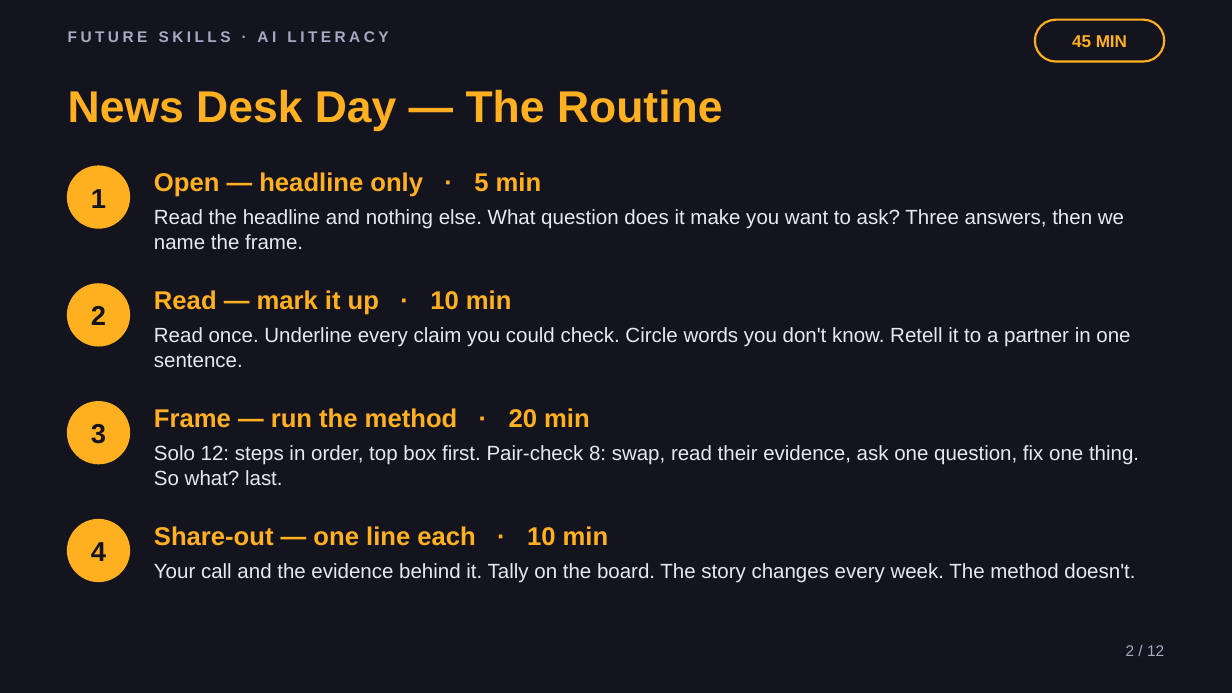
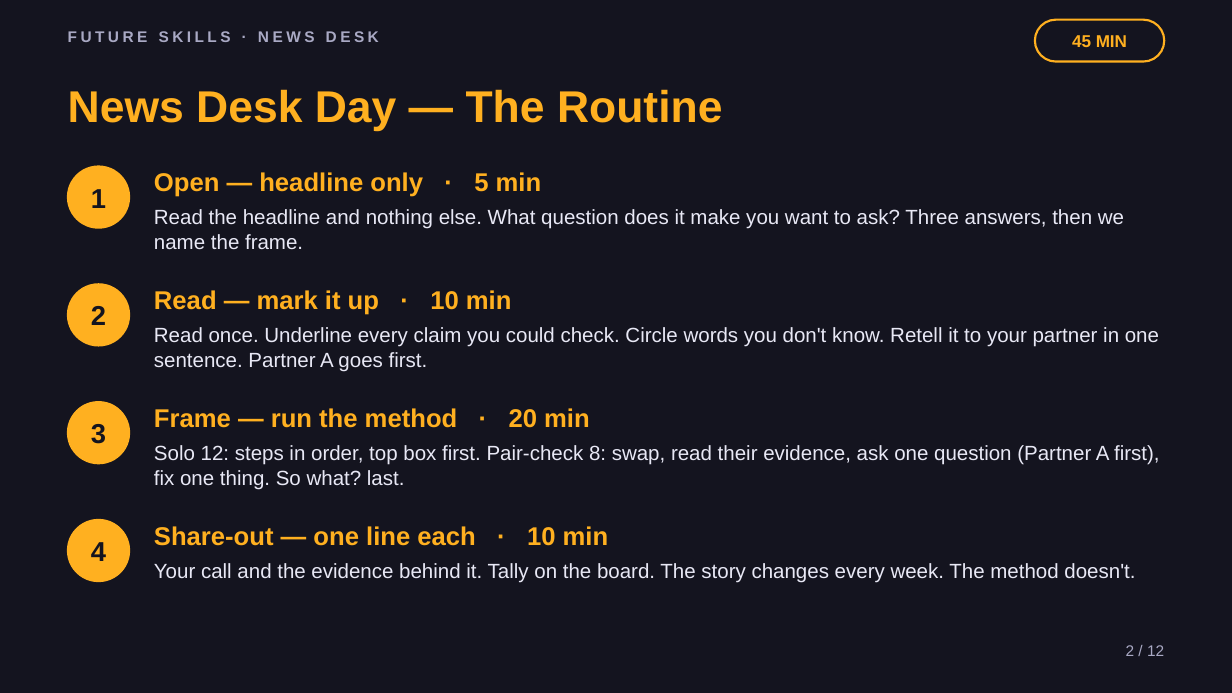
Before and after one commit to phiunit/tptphi, a slide deck: slide 2 of products/news-desk-frames/dist/News Desk - Slides.pptx. Drawn at 1232x693 pixels with LibreOffice and Linux fonts; fonts in the diff are those of the drawing. Boxes give left, top, right and bottom in pixels: in the first picture for what was removed or moved away, otherwise in the second. Text is boxed around its words. In the diff, an @@ line names an element or a change of style, - is before the commit and + after.

```diff
--- a/products/news-desk-frames/dist/News Desk - Slides.pptx
+++ b/products/news-desk-frames/dist/News Desk - Slides.pptx
@@ text at [68, 31, 379, 42]: text changed @@
-FUTURE SKILLS · AI LITERACY
+FUTURE SKILLS · NEWS DESK
@@ text at [154, 327, 1159, 372]: text changed @@
-Read once. Underline every claim you could check. Circle words you don't know. Retell it to a partner in one sentence.
+Read once. Underline every claim you could check. Circle words you don't know. Retell it to your partner in one sentence. Partner A goes first.
@@ text at [154, 445, 1160, 490]: text changed @@
-Solo 12: steps in order, top box first. Pair-check 8: swap, read their evidence, ask one question, fix one thing. So what? last.
+Solo 12: steps in order, top box first. Pair-check 8: swap, read their evidence, ask one question (Partner A first), fix one thing. So what? last.
```
Also in this commit, not shown: 11 other slides changed, 58 other files.
